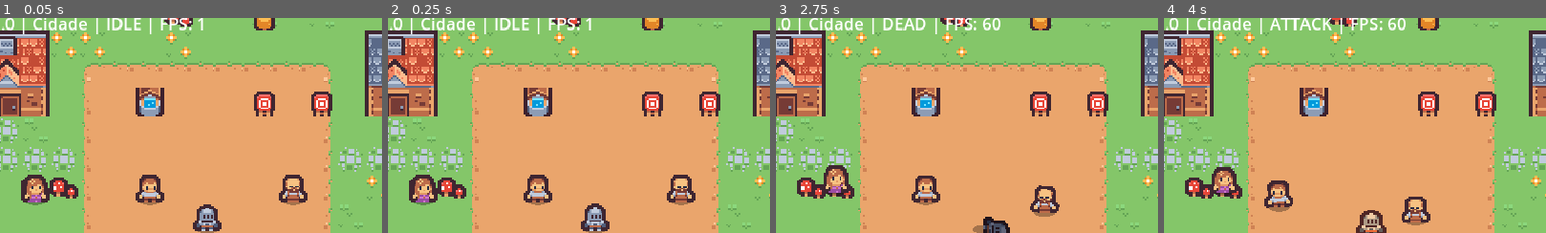
Above: before the commit, frames 1-4 (left to right).
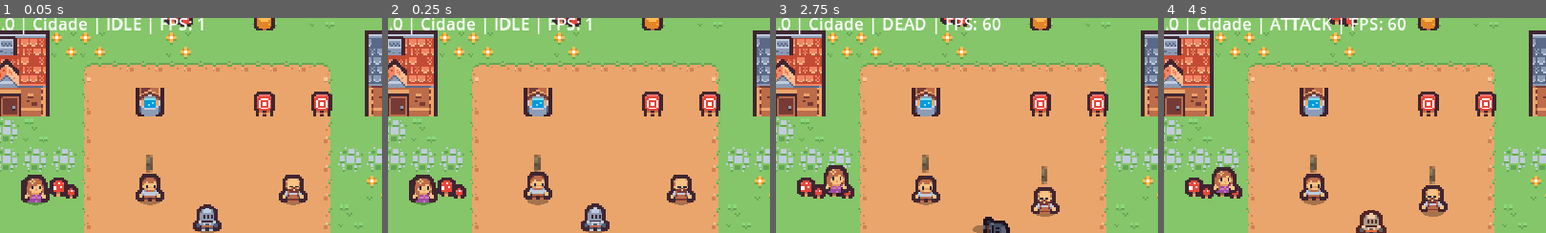
Above: after the commit, the same moments.

Repository: Astelee/eternal-legends-3d.
Game: Godot game, scene res://scenes/main/main.tscn
Two runs of this game, one before a commit and one after it. Both use one fixed random seed, a clock stepped at 60 frames per second and the inputs below.
Inputs:
- Up to frame 1 (0.05 s): no input
- Up to frame 2 (0.25 s): no input
- Up to frame 3 (2.75 s): click "Atacar" at 0.5 s; click "Dano" at 1.25 s; click "Morrer" at 2 s
- Up to frame 4 (4 s): click "Reviver" at 2.75 s; click "Atacar" at 3.5 s
The pictures show only the part of the screen within x 23-73%, y 4-54%; the shares and areas given below are measured in that part.

The runs differ from the first frame. In frame 1, 0.4% of the frame differs, in the area x 35-43%, y 63-86%; in frame 2, 0.7%; in frame 3, 0.7%; in frame 4, 3.3%, in the area x 26-75%, y 63-97%.

Commit message:
Atualizar o player.gd

Diff:
--- a/scripts/player/player.gd
+++ b/scripts/player/player.gd
@@ -2,6 +2,7 @@
 extends CharacterBody2D
 
 signal state_changed(new_state: int)
+signal hp_changed(hp: int, max_hp: int)
 
 enum State { IDLE, WALK, RUN, ATTACK, HURT, DEAD }
 
@@ -16,6 +17,8 @@
 @export var run_threshold: float = 0.85
 @export var attack_time: float = 0.5
 @export var hurt_time: float = 0.4
+@export var max_hp: int = 100
+@export var hit_damage: int = 15
 @export var world_limit: Rect2 = Rect2(0, 0, 640, 480)
 
 var joystick: VirtualJoystick
@@ -26,13 +29,19 @@
 var _anim_time: float = 0.0
 var _facing: Vector2 = Vector2.DOWN
 var _facing_left: bool = false
+var _step_timer: float = 0.0
+
+var hp: int = 100
 
 @onready var _visual: Node2D = $Visual
 @onready var _body: Sprite2D = $Visual/Body
 
 
 func _ready() -> void:
+	add_to_group("player")
+	hp = max_hp
 	_apply_frame()
+	hp_changed.emit(hp, max_hp)
 
 
 func _process(delta: float) -> void:
@@ -79,25 +88,48 @@
 	velocity = dir * (run_speed if running else walk_speed)
 	_set_state(State.RUN if running else State.WALK)
 
+	_step_timer -= get_physics_process_delta_time()
+	if _step_timer <= 0.0:
+		_step_timer = 0.22 if running else 0.34
+		Audio.play_sfx("step", 0.15)
+
 
 func attack() -> void:
 	if state == State.DEAD or state == State.ATTACK:
 		return
 	_set_state(State.ATTACK)
+	Audio.play_sfx("attack", 0.08)
+	# XP provisório até existirem inimigos: cada ataque rende um pouco.
+	if Game.add_xp(3):
+		Audio.play_sfx("levelup")
 
 
 func take_hit() -> void:
 	if state == State.DEAD:
 		return
+	hp = maxi(hp - hit_damage, 0)
+	hp_changed.emit(hp, max_hp)
+	if hp == 0:
+		die()
+		return
+	Audio.play_sfx("hurt", 0.05)
 	_set_state(State.HURT)
 
 
 func die() -> void:
+	if state == State.DEAD:
+		return
+	hp = 0
+	hp_changed.emit(hp, max_hp)
+	Audio.play_sfx("death")
 	_set_state(State.DEAD)
 
 
 func revive() -> void:
 	if state == State.DEAD:
+		hp = max_hp
+		hp_changed.emit(hp, max_hp)
+		Audio.play_sfx("revive")
 		_set_state(State.IDLE)
 
 
